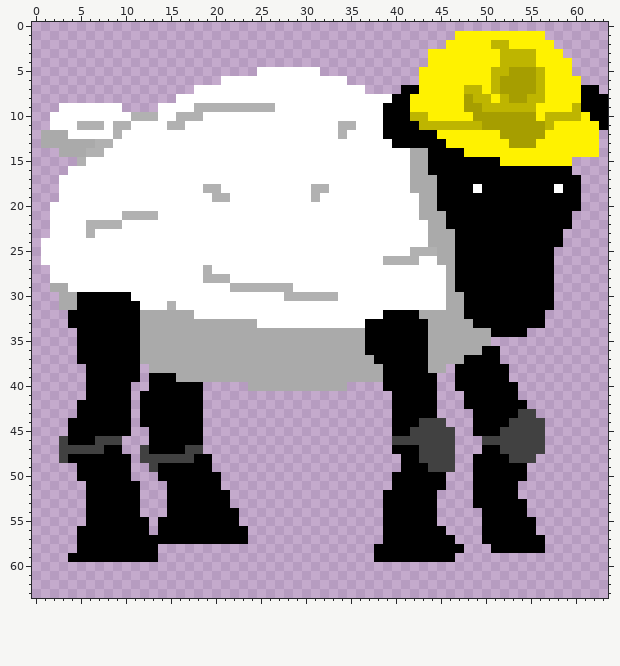
Two states of a pixel-art sprite, Assets/Graphics/hardHatSheep.png. The picture above was drawn from the file before the commit.
The file is 64x64 pixels.
Now the later version:
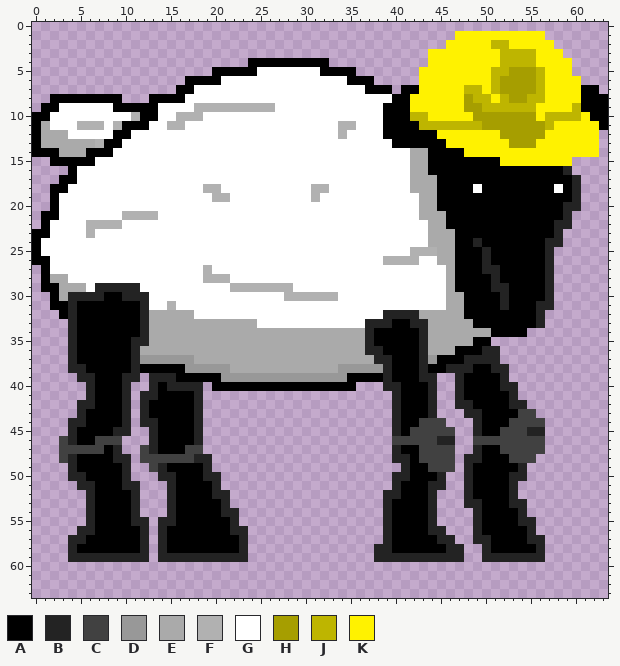
Palette (. is transparent): A #000000  B #232323  C #414141  D #989898  E #aaaaaa  F #b1b1b1  G #ffffff  H #a69e00  J #beb500  K #fff200
The exact change:
Changed rows in their new state; - is an unchanged pixel.
first column x 0:
 4 ------------------------AAAAAAAAA----------------------------
 5 --------------------AAAAA-------AAAA-------------------------
 6 -----------------AAAA--------------AAA-----------------------
 7 ----------------AA-------------------AAA---------------------
 8 --AAAAAAAA---AAAA--------------------------------------------
 9 -AA------AAAAA-----------------------------------------------
10 AA----------AA-----------------------------------------------
11 AE--------AAA------------------------------------------------
12 A--------AA--------------------------------------------------
13 A-------AA---------------------------------------------------
14 AAA---AAA----------------------------------------------------
15 --AAAAA------------------------------------------------------
16 ----A------------------------------------------------------B-
17 ---AA-------------------------------------------------------B
18 --AA--------------------------------------------------------B
19 --A---------------------------------------------------------B
20 --A--------------------------------------------------------BB
21 -AA--------------------------------------------------------B-
22 -A--------------------------------------------------------BB-
23 AA--------------------------------------------------------B--
24 A------------------------------------------------B-------BB--
25 A-------------------------------------------------B------B---
26 AA------------------------------------------------B------B---
27 -A------------------------------------------------BB-----B---
28 -AEE-----------------------------------------------B-----B---
29 -AA-EE-BBBBB---------------------------------------BB----B---
30 --A-BBBB--BBB---------------------------------------B----B---
31 --AAB-------B---------------------------------------B---BB---
32 ---AB-------B--------------------------BBBB-------------B----
33 ----B-------B------------------------BBB--BB------------B----
34 ----B-------B------------------------B-----B-----------------
35 ----B------BB------------------------B-----B-----AA----------
36 ----B------B-------------------------BB----B---AAABB---------
37 ----B------BDDDDDD--------------------BB---BDAAABBBB---------
38 ----BB-----BAAAAADDDDD------------DDDDDB---BAABBB--BB--------
39 -----BB---BB-BBBAAAAADDDDDDDDDDDDDDAAAAB---BB--B----B--------
40 ------B---B--B-BBBB-AAAAAAAAAAAAAAAA---BB---B--B----BB-------
41 ------B---B-BB----B---------------------B---B--B-----B-------
42 -----BB---B-B-----B---------------------B---B--BB----BB------
43 -----B----B-B-----B---------------------B---B---BB-----------
44 ----BB----B-BB----B---------------------B--------B-----------
45 ----B----BB--B----B---------------------B--------B-----BB----
46 ----B--------B----B--------------------------BB--C-----------
47 ---------B---B--------------------------B--------B-----------
48 ----B----BB-------BB--------------------BB------BB-----------
49 ----B-----B---B----B---------------------B------B-----B------
50 ----BB----B---BB---BB-------------------BB---B--B----BB------
51 -----BB---BB---B----B-------------------B---BB--B----B-------
52 ------B----B---B----BB-----------------BB---B---B----B-------
53 ------B----B---B-----B-----------------B----B---BB---BB------
54 ------B----B---B-----BB----------------B----B----B----B------
55 ------B----BB-BB------B----------------B----B----B----BB-----
56 -----BB-----B-B-------BB---------------B----BB---B-----B-----
57 ----BB------B.B--------B---------------B-----BB--BB----BB----
58 ----B-------B.BAAAAAAAAB--------------BB------BB--B-----B----
59 ----BBBBBBBBB.BBBBBBBBBB--------------BBBBBBBBBB--BBBBBBB----
Where, in picture pixels (left, top, right, bottom), the same in both pictures:
changed: (32, 58, 581, 562)
